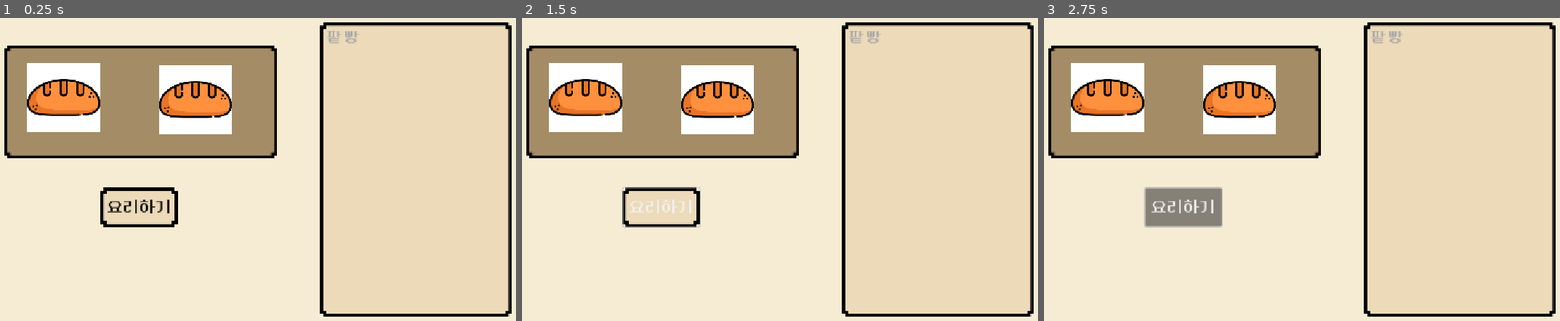
Above: before the commit, frames 1-3 (left to right).
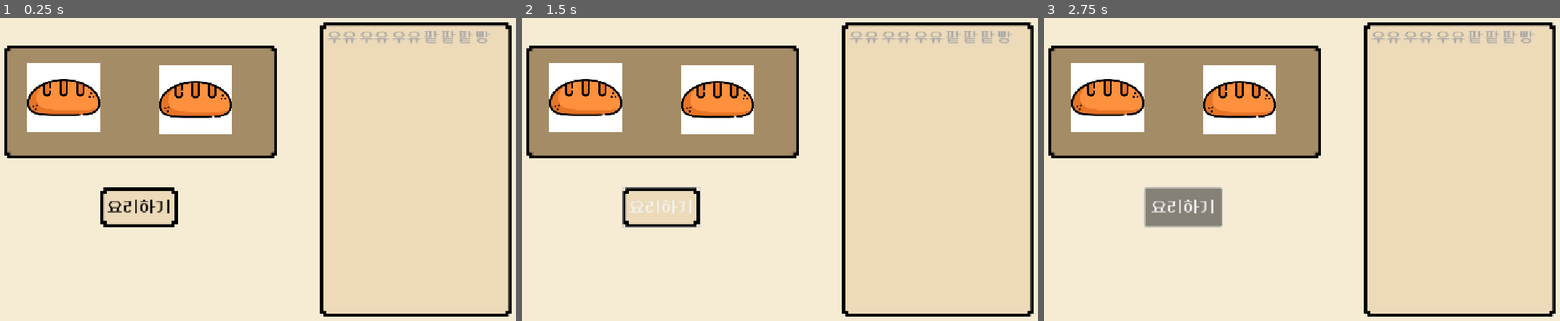
Above: after the commit, the same moments.

Repository: kjh0209/Leadership_3
Game: Godot game, scene res://node_2d.tscn
Same seed, same stepped clock (60 frames per second), same inputs: the game is played once before the commit and once after it. The engine's default icon, where the game draws it, is replaced by a stand-in: a white triangle on a blue panel in a dark square.
Inputs (mouse positions are in pixels of both pictures, inside the frame that each line leads up to):
- Up to frame 1 (0.25 s): no input
- Up to frame 2 (1.5 s): click "요리하기" at 0.5 s; click (outside the picture) at 1.25 s
- Up to frame 3 (2.75 s): click "요리하기" at 2 s

The runs differ from the first frame. In frame 1, 0.5% of the frame differs, in the area x 63-96%, y 4-9%; in frame 2, 0.5%; in frame 3, 0.5%.

Commit message:
_invenUpdate modified

Diff:
--- a/CookGame/GameManager.gd
+++ b/CookGame/GameManager.gd
@@ -5,6 +5,7 @@
 var data = {}
 var nameList = []
 var inventory = []
+
 
 
 func _ready():
--- a/CookGame/item_list.gd
+++ b/CookGame/item_list.gd
@@ -31,6 +31,7 @@
 
 	#add_item("빵")
 	#add_item("팥")
+	gm.itemGet("우유", 3)
 	gm.itemGet("빵", 1)
 	gm.itemGet("팥", 3)
 
@@ -65,6 +66,7 @@
 	clear()
 	var i = 0
 	for count in gm.inventory:
-		if count > 0:
+		while(count):
+			count -= 1
 			add_item(gm.nameList[i])
 		i+=1
Not shown: 1 places in CookGame/Textures/Theme/Button.tres that only renumber resources
Not shown: 1 places in CookGame/Textures/Theme/ItemList.tres that only renumber resources
Not shown: 1 places in CookGame/node_2d.tscn that only renumber resources
Not shown, added: .DS_Store
Not shown, added: CookGame/.DS_Store
Not shown, added: CookGame/Textures/.DS_Store
